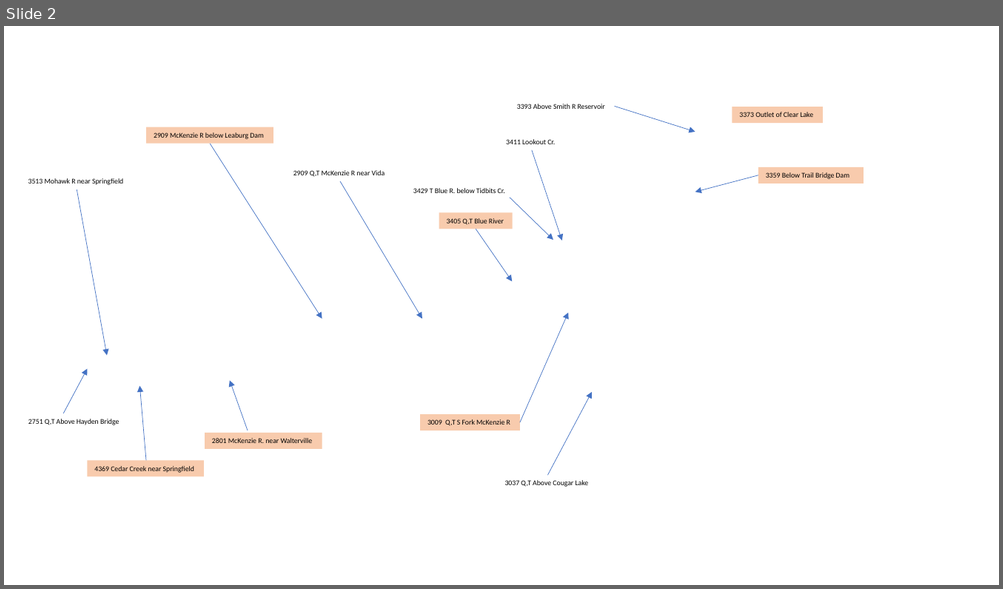
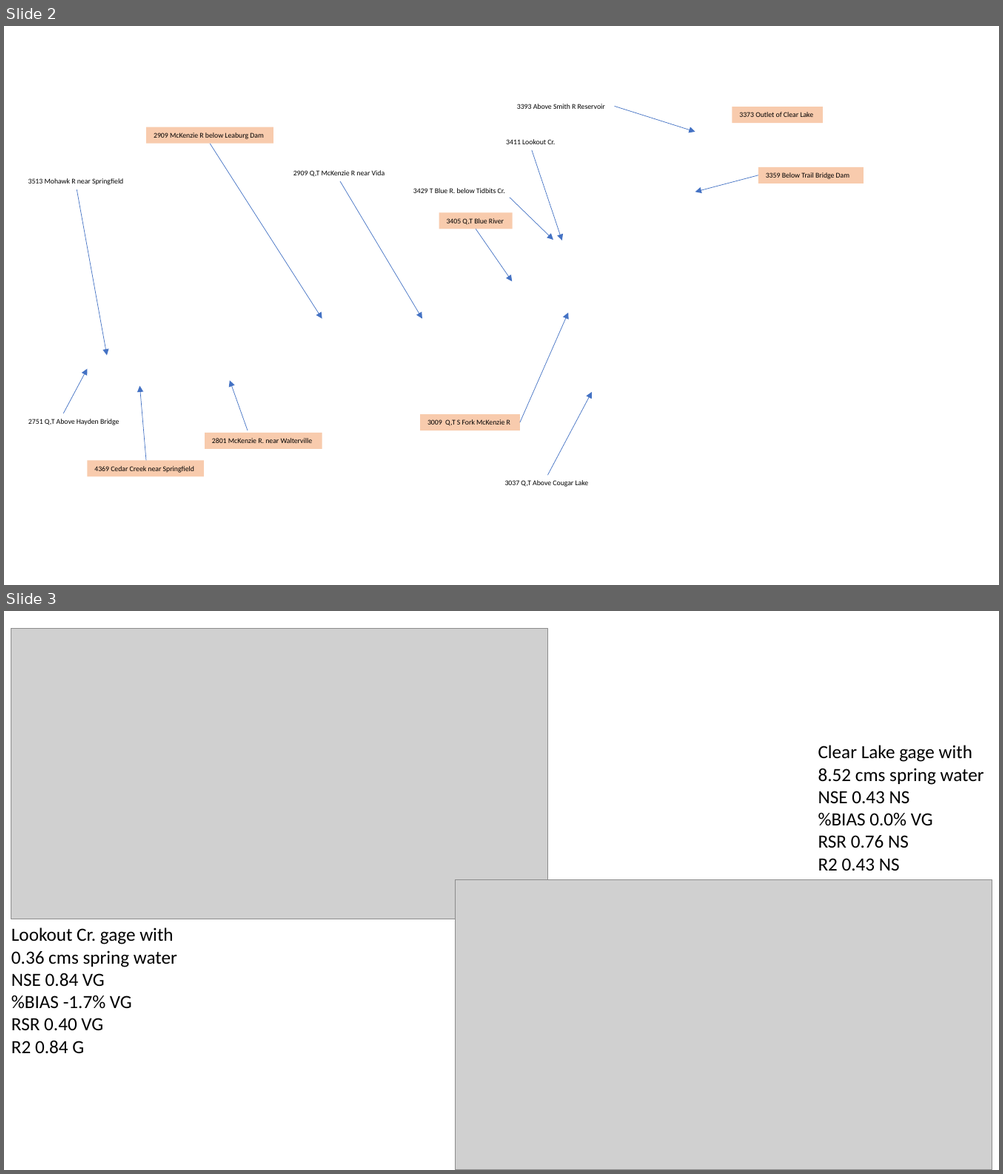
Before and after one commit to DavidConklin1947/CW3M, a slide deck: DataCW3M/CW3MdigitalHandbook/McKenzieGages.pptx. Shown one above the other, each under a label of ours: slide 2 before the commit, slides 2 and 3 after it. The pictures are 1003x589 and 1003x1174 pixels, drawn with LibreOffice and Linux fonts; fonts in the diff are those of the drawing; grey boxes stand for pictures; background and template pictures are left out. Boxes give left, top, right and bottom in pixels: in the first picture for what was removed or moved away, otherwise in the second. Text is boxed around its words. In the diff, an @@ line names an element or a change of style, - is before the commit and + after.

```diff
--- a/DataCW3M/CW3MdigitalHandbook/McKenzieGages.pptx
+++ b/DataCW3M/CW3MdigitalHandbook/McKenzieGages.pptx
@@ slide 3 added at (x1=4, y1=611, x2=999, y2=1170), background #FFFFFF @@
@@ picture added at (x1=11, y1=629, x2=547, y2=920) @@
@@ text added at (x1=818, y1=745, x2=984, y2=871), 18 pt, text #000000 @@
+Clear Lake gage with
+8.52 cms spring water
+NSE 0.43 NS
+%BIAS 0.0% VG
+RSR 0.76 NS
+R2 0.43 NS
@@ picture added at (x1=455, y1=880, x2=992, y2=1170) @@
@@ text added at (x1=11, y1=928, x2=177, y2=1054), 18 pt, text #000000 @@
+Lookout Cr. gage with
+0.36 cms spring water
+NSE 0.84 VG
+%BIAS -1.7% VG
+RSR 0.40 VG
+R2 0.84 G
```
Also in this commit, not shown: 8 other files.
